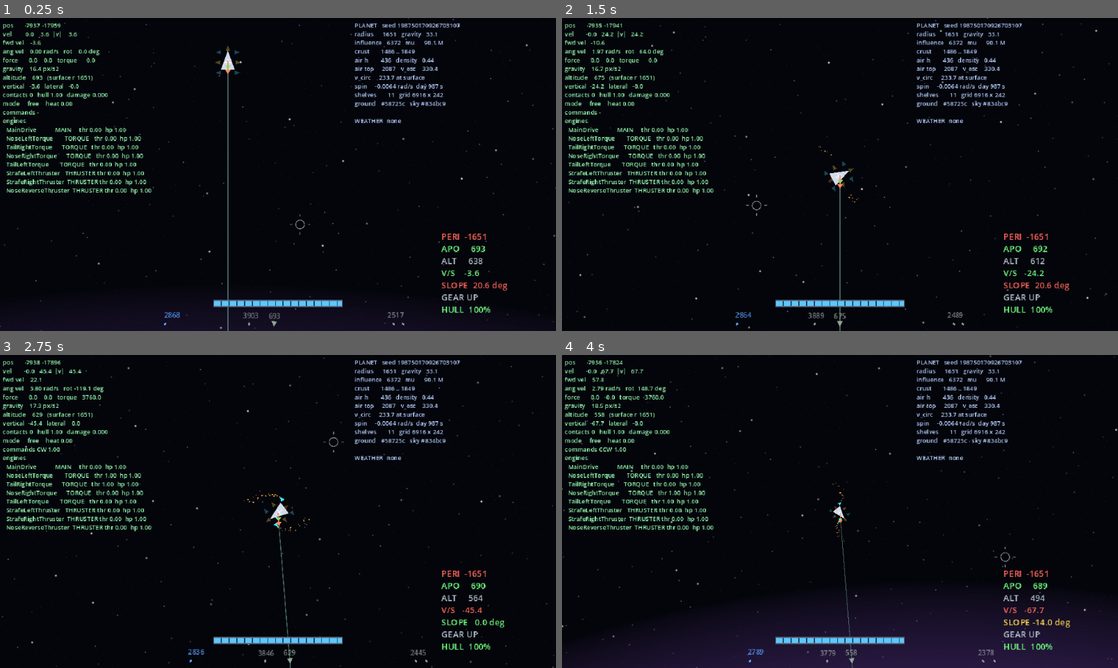
Above: before the commit, frames 1-4 (two rows, left to right).
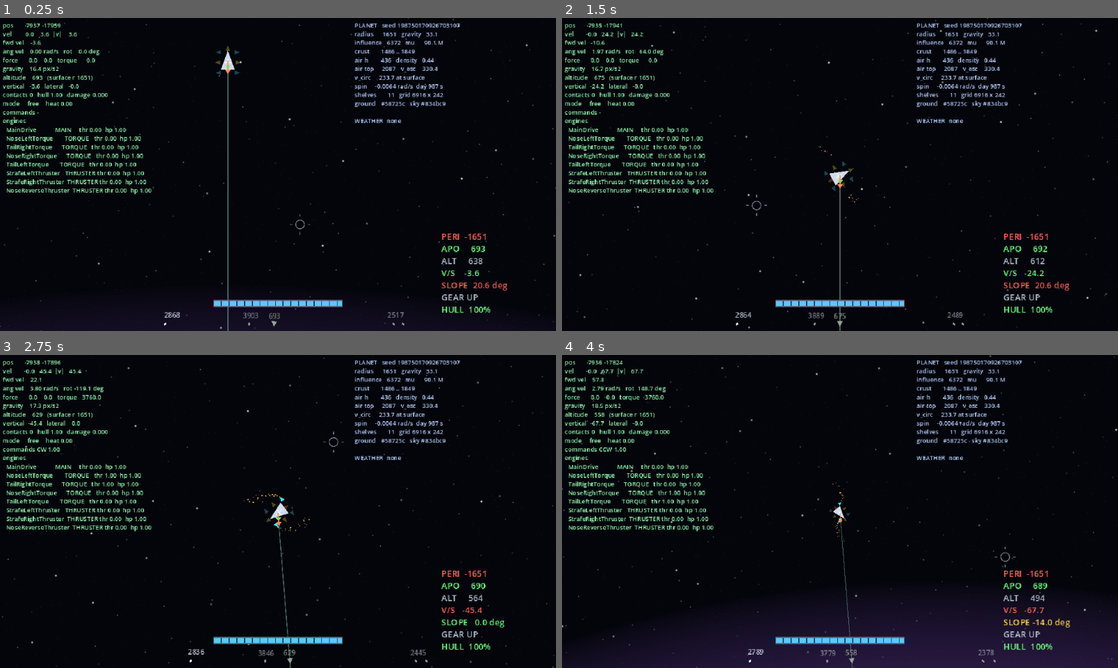
Above: after the commit, the same moments.

Repository: wroniasty/stardust
Game: Godot game, scene res://scenes/world.tscn
The game is run twice, just before and just after one commit, with the same random seed, the same clock (stepped at 60 frames per second) and the same inputs.
Inputs (mouse positions are in pixels of both pictures, inside the frame that each line leads up to):
- Up to frame 1 (0.25 s): no input
- Up to frame 2 (1.5 s): tap Enter at 0.5 s; move the mouse to (962, 158) at 0.52 s; hold D (rotate_right) 0.53-1.25 s; hold H (camera_level) 0.53-1.25 s; click (962, 158) at 0.67 s; drag from (728, 190) to (812, 237) at 1.27 s
- Up to frame 3 (2.75 s): move the mouse to (333, 442) at 2.02 s; hold D (rotate_right) from 2.03 s (still down); tap Right (camera_rotate_right) at 2.1 s
- Up to frame 4 (4 s): release D (rotate_right) at 2.75 s; drag from (812, 574) to (673, 464) at 2.77 s; move the mouse to (1006, 558) at 3.52 s; hold A (rotate_left) from 3.53 s (still down); hold - (camera_zoom_out) from 3.53 s (still down)

The runs differ from the first frame. In frame 1, less than 0.1% of the frame differs, in the area x 29-33%, y 94-99%; in frame 2, less than 0.1%; in frame 3, less than 0.1%; in frame 4, less than 0.1%.

Commit message:
StreamingManager: the system comes and goes around the player
The world is no longer a planet the World node made. The manager takes the
system, freezes one clock for the visit, measures the player against every
body twice a second, and builds or frees accordingly. Flown, in the real
game: planet with four crates, half a million pixels out to nothing at
all, and back to the planet with its four crates.

Three states, not the four the design sketched. Level 1 there was "star
and planets as sprites", and at 640x360 that has no regime: a planet is
over two thousand pixels across and the screen shows six hundred and forty,
so it is either wider than the view or off it entirely. GONE, AWAKE,
SURFACE. Inventing a middle level to match a table would be a level that
does nothing.

The waking threshold is not gravity but eyesight. Gravity has to fit --
eight radii against the six a planet can roll for a well -- but the
binding constraint is that the scanner reports contacts out to twenty
thousand pixels, and a contact that has not been built is a contact it
cannot report. A planet appearing out of nothing inside scanner range is a
bug you can see. The test pins the manager's reach against the scanner's
own number rather than trusting the comment.

Hysteresis on the way down, and a queue on the way up: terrain generation
measures 14 ms for a 1025 px world and 35 ms for a 1710 px one, so waking
two planets in one pass would drop two frames instead of one. Moving that
generation to a thread pool is still open and now has its number.

The first delta comes with it, because it had to. A crate picked up must
stay picked up, and a manager that restocks every shelf on every visit is
worse than no streaming. The manager remembers which shelves went empty
per body seed, and rolls every shelf's contents whether or not it places
it, so taking one crate does not change what the others are.

Two things the tests found. Stars and stations have no scene yet, and the
first version queued them like everything else: the star sat at the head
of the queue, spent the frame's single build slot discovering it could not
be built, and came back next sweep to do it again -- so the first planet
never got built at all. They are skipped in the sweep now. And the loot
source is handed to the manager rather than reached for by path, because
in the game it is an autoload and under --script it does not exist, which
would have left the delta bookkeeping untestable.

696 assertions, no errors.

Co-Authored-By: Claude Opus 5 <noreply@anthropic.com>

Diff:
--- a/scripts/autoload/streaming_manager.gd
+++ b/scripts/autoload/streaming_manager.gd
@@ -1,31 +1,343 @@
 extends Node
 ## StreamingManager: decides what exists as nodes around the player.
 ##
-## Periodically measures the distance from the player to every object in the
-## active system and switches it between activity levels 0..3 (see IDEAS.md
-## section 9) with hysteresis. Owns the instantiation queue so that loading a
-## planet never spikes a single frame.
-##
-## Skeleton only (M0). Filled in M3.
-
-## How often the distance pass runs, in seconds.
+## The model half of IDEAS.md section 9 is `StarSystem`, which knows every
+## body whether or not anything has been built for it. This is the other
+## half: it walks that list, measures how far the player is from each body,
+## and instantiates or frees accordingly. The player is never a child of a
+## system -- systems appear and disappear underneath a player who stays put.
+##
+## **Three states, not the four the design sketched.** Level 1 there was
+## "star and planets as sprites", and at 640x360 there is no regime where
+## that is a thing: a planet is two thousand pixels across, so it is either
+## wider than the screen or off it entirely. A body is either in the world
+## or it is not, and what a pilot sees of a distant one is a scanner marker
+## drawn from wherever the scanner reads. Inventing a middle level to match
+## a table would be a level that does nothing.
+##
+## Bodies are placed once and do not move (IDEAS.md, "Planety nie okrazaja
+## gwiazdy"), which is what keeps landed ships, crates and the contact
+## solver working untouched. They spin; their centres stay put.
+
+enum Level {
+	GONE, ## Nothing in the scene. The body still exists in the model.
+	AWAKE, ## The body itself: terrain, collision, gravity, atmosphere.
+	SURFACE, ## Plus what is lying on it.
+}
+
+## How often the distance pass runs, in seconds. Bodies do not move and the
+## player cannot cross a threshold's worth of hysteresis in half a second,
+## so measuring every frame would be measuring the same answer sixty times.
 const UPDATE_INTERVAL: float = 0.5
 
-var _time_since_update: float = 0.0
-
-
-func _ready() -> void:
-	pass
+## How far out a body has to be built, as a multiple of its own radius.
+##
+## Eight, against the six a planet can roll for its gravity well: the node
+## has to exist before its pull could reach the ship, or gravity would
+## switch on under a pilot who was already inside it.
+const WELL_MARGIN: float = 8.0
+
+## And in absolute pixels, because the binding constraint is not gravity
+## but eyesight. The scanner reports contacts out to twenty thousand
+## pixels, and a contact that has not been built is a contact the scanner
+## cannot report -- so nothing may be asleep inside the range of the
+## longest-sighted thing in the game. The test pins that against the
+## scanner's own number rather than trusting this comment.
+const SIGHT_RANGE: float = 26000.0
+
+## How much further out a body has to get before it is taken down again.
+## Without the gap a pilot hovering on the threshold rebuilds a planet's
+## terrain twice a second.
+const HYSTERESIS: float = 1.3
+
+## Surface content, as a multiple of the body's radius. Close enough that
+## the pilot is committed to this world rather than passing it.
+const SURFACE_IN: float = 2.2
+
+## How many bodies may be built in one frame. Terrain generation is the
+## spike, so a pass that wakes three planets at once spreads over three
+## frames instead of dropping one.
+const BUILDS_PER_FRAME: int = 1
+
+const PLANET_SCENE: String = "res://scenes/planet.tscn"
+const CRATE_SCENE: String = "res://scenes/loot_crate.tscn"
+
+## Crates are put on the landing shelves rather than scattered: the shelves
+## are the places the generator already built to be landed on, so loot and
+## landing pull in the same direction (IDEAS.md section 4).
+const CRATES_PER_BODY: int = 4
+
+## Crates stand on the shelf rather than hovering over it.
+const CRATE_CLEARANCE: float = LootCrate.RADIUS
+
+signal body_awake(body: SystemBody, node: Node2D)
+signal body_asleep(body: SystemBody)
+
+## Emitted for each crate put out, so whoever owns the pickup rules can
+## wire them up. The manager decides where loot is; it does not decide what
+## happens when a ship flies into it.
+signal crate_placed(crate: LootCrate)
+
+var system: StarSystem = null
+
+## The moment on the galaxy clock this visit is a snapshot of.
+##
+## One clock for the whole system, frozen when it is entered, and not one
+## per body. Freezing per body would put two planets woken ten minutes
+## apart at mutually inconsistent angles, and a body taken down and put
+## back would jump to wherever its orbit had carried it -- at several
+## hundred px/s that is a planet teleporting a third of a million pixels.
+## Between visits the clock runs on, which is exactly right: come back
+## later and the system has moved, and nobody saw it happen.
+var visit_time: float = 0.0
+
+## What rolls the loot. Handed in rather than reached for by path: the
+## generator is an autoload in the game and does not exist at all under
+## `--script`, and a manager that can only run inside the game is a
+## manager whose delta bookkeeping nothing can check.
+var loot: Node = null
+
+var _container: Node2D = null
+var _tracked: Node2D = null
+var _levels: Dictionary = {}
+var _nodes: Dictionary = {}
+var _queue: Array[SystemBody] = []
+
+## Which shelves have already been emptied, keyed by body seed. The first
+## delta: without it a planet restocks itself every time it is streamed
+## back in, and loot you picked up is waiting for you when you return.
+var _taken: Dictionary = {}
+
+var _since_update: float = 0.0
+
+
+## Hands the manager a system to keep. `at_time` is the moment the whole
+## visit is a snapshot of.
+func bind(
+	new_system: StarSystem, into: Node2D, at_time: float, loot_source: Node
+) -> void:
+	clear()
+	system = new_system
+	_container = into
+	visit_time = at_time
+	loot = loot_source
+
+
+## Whose distance decides everything. The player, in practice.
+func track(node: Node2D) -> void:
+	_tracked = node
+
+
+func clear() -> void:
+	for body: SystemBody in _nodes.keys():
+		var node: Node2D = _nodes[body]
+		if is_instance_valid(node):
+			node.queue_free()
+	_nodes.clear()
+	_levels.clear()
+	_queue.clear()
+	system = null
+	_container = null
+
+
+func level_of(body: SystemBody) -> Level:
+	return _levels.get(body, Level.GONE) as Level
+
+
+func node_for(body: SystemBody) -> Node2D:
+	var node: Node2D = _nodes.get(body)
+	return node if is_instance_valid(node) else null
+
+
+## Builds a body now, skipping the queue. What arriving in a system needs:
+## the ship has to be put somewhere, and it cannot be put next to a planet
+## that is still three frames away from existing.
+func force_awake(body: SystemBody) -> Node2D:
+	_raise_to(body, Level.SURFACE)
+	return node_for(body)
+
+
+## Where a body stands this visit. Public because the scanner and the map
+## want it for bodies that have no node at all.
+func position_of(body: SystemBody) -> Vector2:
+	return body.position_at(visit_time)
+
+
+## Throws away the record of what was taken from a body, and puts the loot
+## back. For the planet configurator, which rebuilds terrain under the
+## shelves the crates were standing on.
+func restock(body: SystemBody) -> void:
+	_taken.erase(body.seed)
+	var node: Node2D = node_for(body)
+	if node == null:
+		return
+	for child: Node in node.get_children():
+		if child is LootCrate:
+			child.queue_free()
+	_place_crates(body, node as Planet)
+
+
+## Records that a crate is gone for good, so the shelf stays empty.
+func forget_crate(crate: LootCrate) -> void:
+	if crate.shelf < 0:
+		return
+	var taken: PackedInt32Array = _taken.get(crate.origin_seed, PackedInt32Array())
+	if not taken.has(crate.shelf):
+		taken.append(crate.shelf)
+	_taken[crate.origin_seed] = taken
 
 
 func _process(delta: float) -> void:
-	_time_since_update += delta
-	if _time_since_update < UPDATE_INTERVAL:
-		return
-	_time_since_update = 0.0
-	_update_activity_levels()
-
-
-## Recomputes activity levels for everything in the active system. M3.
-func _update_activity_levels() -> void:
-	pass
+	_drain_queue()
+	_since_update += delta
+	if _since_update < UPDATE_INTERVAL:
+		return
+	_since_update = 0.0
+	_sweep()
+
+
+## One distance pass over every body in the system.
+func _sweep() -> void:
+	if system == null or _tracked == null or not is_instance_valid(_tracked):
+		return
+	var from: Vector2 = _tracked.global_position
+	for body: SystemBody in system.bodies:
+		if not builds_as_node(body):
+			continue
+		var gap: float = from.distance_to(position_of(body)) - body.radius
+		var wanted: Level = _wanted_level(body, gap)
+		if wanted > level_of(body):
+			_enqueue(body, wanted)
+		elif wanted < level_of(body):
+			_lower_to(body, wanted)
+
+
+## What level a body at `gap` pixels of clearance should be, given what it
+## is already. The hysteresis is here rather than in the thresholds so that
+## coming up and going down read as one rule with a gap in the middle.
+func _wanted_level(body: SystemBody, gap: float) -> Level:
+	var now: Level = level_of(body)
+	var out: float = HYSTERESIS if now >= Level.AWAKE else 1.0
+	if gap < body.radius * SURFACE_IN * (HYSTERESIS if now == Level.SURFACE else 1.0):
+		return Level.SURFACE
+	if gap < awake_distance(body) * out:
+		return Level.AWAKE
+	return Level.GONE
+
+
+## How close a body has to be to be built at all.
+func awake_distance(body: SystemBody) -> float:
+	return maxf(body.radius * WELL_MARGIN, SIGHT_RANGE)
+
+
+func _enqueue(body: SystemBody, wanted: Level) -> void:
+	# Going straight to SURFACE from nothing still queues, because the cost
+	# is the terrain and that is paid on the way to AWAKE either way.
+	if level_of(body) == Level.GONE:
+		if not _queue.has(body):
+			_queue.append(body)
+		return
+	_raise_to(body, wanted)
+
+
+func _drain_queue() -> void:
+	var built: int = 0
+	while built < BUILDS_PER_FRAME and not _queue.is_empty():
+		var body: SystemBody = _queue.pop_front()
+		if system == null or not system.bodies.has(body):
+			continue
+		_raise_to(body, Level.AWAKE)
+		if node_for(body) != null:
+			built += 1
+
+
+func _raise_to(body: SystemBody, wanted: Level) -> void:
+	if wanted >= Level.AWAKE and node_for(body) == null:
+		var node: Node2D = _build(body)
+		if node == null:
+			# Stars and stations have no scene yet, so they stay in the
+			# model until their own step builds them. Saying so here beats
+			# a level table that claims they are in the world.
+			return
+		_nodes[body] = node
+		_levels[body] = Level.AWAKE
+		body_awake.emit(body, node)
+	if wanted == Level.SURFACE and level_of(body) < Level.SURFACE:
+		_levels[body] = Level.SURFACE
+		var planet: Planet = node_for(body) as Planet
+		if planet != null:
+			_place_crates(body, planet)
+
+
+func _lower_to(body: SystemBody, wanted: Level) -> void:
+	if wanted == Level.GONE:
+		var node: Node2D = node_for(body)
+		if node != null:
+			node.queue_free()
+		_nodes.erase(body)
+		_levels.erase(body)
+		body_asleep.emit(body)
+		return
+	# Down from SURFACE to AWAKE: the crates go, the world stays. They come
+	# back from the same seed minus whatever was taken, so the shelves look
+	# the same as they were left.
+	_levels[body] = wanted
+	var planet: Planet = node_for(body) as Planet
+	if planet != null:
+		for child: Node in planet.get_children():
+			if child is LootCrate:
+				child.queue_free()
+
+
+## Whether this kind of body has anything to build yet.
+##
+## Stars and stations are in the model and not in the scene until their own
+## steps put them there. They are skipped rather than queued and refused:
+## queued, a star sat at the head of the queue, spent the frame's one build
+## on discovering it had no scene, and came back next sweep to do it again
+## -- which is how the first planet never got built at all.
+static func builds_as_node(body: SystemBody) -> bool:
+	return body.kind == SystemBody.Kind.PLANET or body.kind == SystemBody.Kind.MOON
+
+
+func _build(body: SystemBody) -> Node2D:
+	if not builds_as_node(body):
+		return null
+	var planet: Planet = (load(PLANET_SCENE) as PackedScene).instantiate() as Planet
+	planet.body = body
+	planet.placed_at = visit_time
+	planet.name = body.display_name.replace(" ", "_")
+	_container.add_child(planet)
+	return planet
+
+
+## One module per shelf, rolled from the body's own seed, so the same world
+## always offers the same finds in the same places -- and offers them once.
+func _place_crates(body: SystemBody, planet: Planet) -> void:
+	var sites: PackedFloat32Array = planet.landing_sites()
+	if sites.is_empty():
+		return
+	if loot == null:
+		return
+	var taken: PackedInt32Array = _taken.get(body.seed, PackedInt32Array())
+	var scene: PackedScene = load(CRATE_SCENE) as PackedScene
+	var rng: RandomNumberGenerator = RandomNumberGenerator.new()
+	rng.seed = body.seed
+
+	for i: int in range(mini(CRATES_PER_BODY, sites.size())):
+		# Rolled whether or not it is placed, so taking one crate does not
+		# change what the others are.
+		var item_seed: int = rng.randi()
+		var rarity: int = loot.roll_rarity(rng)
+		if taken.has(i):
+			continue
+		var crate: LootCrate = scene.instantiate() as LootCrate
+		crate.hold(loot.generate(item_seed, rarity), rarity)
+		crate.origin_seed = body.seed
+		crate.shelf = i
+		var angle: float = sites[i]
+		var ground: float = planet.terrain.surface_radius_at(angle)
+		crate.position = Vector2.from_angle(angle) * (ground + CRATE_CLEARANCE)
+		crate.rotation = angle + PI * 0.5
+		planet.add_child(crate)
+		crate_placed.emit(crate)
--- a/scripts/loot_crate.gd
+++ b/scripts/loot_crate.gd
@@ -67,6 +67,15 @@
 ## running a solver on a box that is not going anywhere is a solver spent on
 ## nothing. Ejecting one makes it loose; touching down settles it again.
 var loose: bool = false
+
+## Which body's shelf this crate was put on, and which shelf.
+##
+## Carried by the crate rather than tracked beside it: the streaming
+## manager has to know which shelf went empty, and the thing that knows
+## that best is the crate that was standing on it. -1 for a crate nobody
+## placed, such as one thrown overboard.
+var origin_seed: int = 0
+var shelf: int = -1
 
 ## Seconds before the crate will answer a ship at all. A jettisoned module
 ## is dropped by a ship that is still sitting on top of it, and without this
--- a/scripts/world.gd
+++ b/scripts/world.gd
@@ -70,7 +70,7 @@
 
 
 func _ready() -> void:
-	_spawn_planet()
+	_open_system()
 	_place_ship()
 	var ship: Ship = (player as Player).ship
 	if ship != null:
@@ -82,7 +82,6 @@
 	_build_aim_hud()
 	_build_energy_hud()
 	_build_scanner()
-	_spawn_crates()
 
 
 ## The planet configurator edits the planet; putting the ship somewhere that
@@ -156,34 +155,6 @@
 	print("jettisoned: %s" % crate.label())
 
 
-## Rolls one module per shelf from the world seed, so the same world always
-## offers the same finds in the same places.
-func _spawn_crates() -> void:
-	if planet == null:
-		return
-	var sites: PackedFloat32Array = planet.landing_sites()
-	if sites.is_empty():
-		return
-
-	var scene: PackedScene = load(CRATE_SCENE) as PackedScene
-	var rng: RandomNumberGenerator = RandomNumberGenerator.new()
-	rng.seed = world_seed + 7919
-
-	for i: int in range(mini(CRATES_PER_PLANET, sites.size())):
-		var angle: float = sites[i]
-		var crate: LootCrate = scene.instantiate() as LootCrate
-		var item_seed: int = rng.randi()
-		var rarity: int = LootGenerator.roll_rarity(rng)
-		crate.hold(LootGenerator.generate(item_seed, rarity), rarity)
-		# A child of the planet, in the planet's own frame, so it turns with
-		# the ground and needs no per-frame bookkeeping.
-		var ground: float = planet.terrain.surface_radius_at(angle)
-		crate.position = Vector2.from_angle(angle) * (ground + CRATE_CLEARANCE)
-		crate.rotation = angle + PI * 0.5
-		crate.touched.connect(_on_crate_touched)
-		planet.add_child(crate)
-
-
 func _on_crate_touched(crate: LootCrate, body: Node) -> void:
 	var ship: Ship = body as Ship
 	if ship == null or crate.item == null:
@@ -194,6 +165,9 @@
 		return
 	print("picked up: %s" % crate.label())
 	_loadout.announce_pickup()
+	# Told, not inferred: the shelf this came off stays empty when the
+	# planet is streamed out and back.
+	StreamingManager.forget_crate(crate)
 	crate.queue_free()
 
 
@@ -203,11 +177,11 @@
 	# landing rather than leaving the pilot wherever they happened to be.
 	_landing_site = 0
 	_land_on_site(_landing_site)
-	# The old crates stood on ground that no longer exists.
-	for child: Node in planet.get_children():
-		if child is LootCrate:
-			child.queue_free()
-	_spawn_crates()
+	# The old crates stood on ground that no longer exists, and a rebuilt
+	# world is a new world: whatever was taken off the old shelves has no
+	# claim on the new ones.
+	if planet.body != null:
+		StreamingManager.restock(planet.body)
 
 
 func _on_next_landing_site() -> void:
@@ -316,20 +290,26 @@
 const SYSTEM_INDEX: int = 0
 
 
-func _spawn_planet() -> void:
-	var scene: PackedScene = load(PLANET_SCENE) as PackedScene
-	planet = scene.instantiate() as Planet
-	# Seeded through the galaxy rather than straight from the export, so the
-	# planet the pilot lands on is a body the model knows about -- with an
-	# orbit, a name and a place in a system -- and not a one-off rolled here.
+## Opens a system: the manager takes it from here.
+##
+## The one body built by hand is the one the ship starts at, and it is
+## built immediately rather than queued -- the ship has to be put
+## somewhere, and it cannot be put next to a planet that is three frames
+## away from existing. Everything else comes and goes as the pilot flies.
+func _open_system() -> void:
 	Galaxy.galaxy_seed = world_seed
-	planet.body = Galaxy.system(SYSTEM_INDEX).planets()[0]
-	planet.placed_at = Galaxy.time
-	systems.add_child(planet)
-	print("system %s: %s at %.0f px" % [
-		Galaxy.system(SYSTEM_INDEX).display_name, planet.body.display_name,
-		planet.body.orbit_radius,
+	var here: StarSystem = Galaxy.system(SYSTEM_INDEX)
+	StreamingManager.bind(here, systems, Galaxy.time, LootGenerator)
+	StreamingManager.track((player as Player).ship)
+	StreamingManager.crate_placed.connect(_on_crate_placed)
+	planet = StreamingManager.force_awake(here.planets()[0]) as Planet
+	print("system %s: arriving at %s, %.0f px out" % [
+		here.display_name, planet.body.display_name, planet.body.orbit_radius,
 	])
+
+
+func _on_crate_placed(crate: LootCrate) -> void:
+	crate.touched.connect(_on_crate_touched)
 
 
 func _place_ship() -> void:
--- a/tools/smoke_test.gd
+++ b/tools/smoke_test.gd
@@ -975,6 +975,7 @@
 			_check_rarity_travels()
 			_check_seeker_targets()
 			_check_system_model(_planet)
+			_check_streaming()
 			_check_aiming()
 			_check_stat_cards()
 			_check_scanner(_planet)
@@ -1521,6 +1522,7 @@
 ## autoloads (see _check_loot).
 const LOOT_SCRIPT: GDScript = preload("res://scripts/autoload/loot_generator.gd")
 const GALAXY_SCRIPT: GDScript = preload("res://scripts/autoload/galaxy.gd")
+const STREAMING_SCRIPT: GDScript = preload("res://scripts/autoload/streaming_manager.gd")
 
 ## How many systems the layout checks run over. One seed proves nothing
 ## about a generator; the interesting failures are the lucky rolls.
@@ -3620,6 +3622,172 @@
 	_check_adoption()
 
 
+## What exists as nodes, and when.
+##
+## The manager is the one piece of M3 that cannot be judged by looking at
+## it: every property here is about a threshold being crossed in one
+## direction or the other, and the interesting failures are at the
+## crossing.
+func _check_streaming() -> void:
+	var manager: Node = STREAMING_SCRIPT.new()
+	root.add_child(manager)
+	var container: Node2D = Node2D.new()
+	root.add_child(container)
+	var pilot: Node2D = Node2D.new()
+	root.add_child(pilot)
+	var system: StarSystem = StarSystem.generate(20260922)
+	# Owned here, not by the manager: in the game the loot source is an
+	# autoload nothing may free, so the manager never frees it.
+	var dice: Node = LOOT_SCRIPT.new()
+	manager.bind(system, container, 0.0, dice)
+	manager.track(pilot)
+	var world: SystemBody = system.planets()[0]
+
+	# Nothing may be asleep inside the reach of anything that looks at the
+	# world, and the longest-sighted thing in the game is the scanner. A
+	# contact that has not been built is a contact the scanner cannot
+	# report, and a planet that blinks into existence inside scanner range
+	# is a contact that appears out of nothing.
+	var eyes: ScannerHud = ScannerHud.new()
+	var sight: float = eyes.scan_range
+	eyes.free()
+	var sighted: bool = true
+	var gravity_safe: bool = true
+	for check: SystemBody in system.bodies:
+		var reach: float = manager.awake_distance(check)
+		sighted = sighted and reach >= sight
+		gravity_safe = gravity_safe and reach >= check.radius * Planet.INFLUENCE_RATIO.y
+	_expect(sighted, "nothing sleeps inside the scanner's reach (%.0f px)" % sight)
+	_expect(gravity_safe, "or inside the pull of its own gravity well")
+
+	# Far away: nothing in the scene at all.
+	pilot.global_position = manager.position_of(world) + Vector2(500000.0, 0.0)
+	manager._sweep()
+	manager._drain_queue()
+	_expect(
+		manager.level_of(world) == manager.Level.GONE and manager.node_for(world) == null,
+		"a body the player is nowhere near is not in the world",
+	)
+
+	# Walking in: built, then stocked, and the build is queued rather than
+	# taken in the frame the threshold was crossed.
+	pilot.global_position = manager.position_of(world) + Vector2(
+		manager.awake_distance(world) * 0.9, 0.0
+	)
+	manager._sweep()
+	_expect(
+		manager.node_for(world) == null,
+		"crossing the line queues the build rather than paying for it on the spot",
+	)
+	manager._drain_queue()
+	var built: Planet = manager.node_for(world) as Planet
+	_expect(
+		built != null and manager.level_of(world) == manager.Level.AWAKE,
+		"and the next frame it is there",
+	)
+	_expect(
+		built != null and built.global_position.distance_to(manager.position_of(world)) < 1.0,
+		"standing where the visit's clock says, not where its orbit is now",
+	)
+	_expect(
+		_crates_under(built) == 0,
+		"with nothing on the surface yet, because the pilot is still miles up",
+	)
+
+	# Hysteresis: a pilot sitting between the two thresholds keeps whatever
+	# they have, or a planet's terrain is rebuilt twice a second.
+	pilot.global_position = manager.position_of(world) + Vector2(
+		manager.awake_distance(world) * 1.15, 0.0
+	)
+	manager._sweep()
+	manager._drain_queue()
+	_expect(
+		manager.node_for(world) == built,
+		"drifting back out past the line does not immediately undo it",
+	)
+	pilot.global_position = manager.position_of(world) + Vector2(
+		manager.awake_distance(world) * 1.5, 0.0
+	)
+	manager._sweep()
+	_expect(
+		manager.level_of(world) == manager.Level.GONE,
+		"but going properly away does",
+	)
+
+	# Down at the surface: loot appears.
+	pilot.global_position = manager.position_of(world) + Vector2(world.radius * 1.2, 0.0)
+	manager._sweep()
+	manager._drain_queue()
+	manager._sweep()
+	var landed: Planet = manager.node_for(world) as Planet
+	_expect(
+		manager.level_of(world) == manager.Level.SURFACE and _crates_under(landed) > 0,
+		"standing on it puts the loot out (%d crates)" % _crates_under(landed),
+	)
+
+	# The first delta. Take one, leave, come back: the taken shelf stays
+	# empty and the others are exactly what they were.
+	var before: Array[String] = _crate_labels(landed)
+	var first: LootCrate = null
+	for child: Node in landed.get_children():
+		if child is LootCrate and first == null:
+			first = child as LootCrate
+	manager.forget_crate(first)
+	var taken_label: String = first.label()
+
+	pilot.global_position = manager.position_of(world) + Vector2(500000.0, 0.0)
+	manager._sweep()
+	pilot.global_position = manager.position_of(world) + Vector2(world.radius * 1.2, 0.0)
+	manager._sweep()
+	manager._drain_queue()
+	manager._sweep()
+	var again: Array[String] = _crate_labels(manager.node_for(world) as Planet)
+	_expect(
+		again.size() == before.size() - 1 and not again.has(taken_label),
+		"what was picked up is not waiting for you when you come back (%s)" % taken_label,
+	)
+	var kept: bool = true
+	for label: String in again:
+		kept = kept and before.has(label)
+	_expect(
+		kept,
+		"and taking one does not change what the others are (%s)" % ", ".join(again),
+	)
+
+	# A kind with no scene yet stays in the model rather than pretending.
+	_expect(
+		manager.node_for(system.star) == null
+		and manager.level_of(system.star) == manager.Level.GONE,
+		"a star has no scene yet, so it stays in the model and says so",
+	)
+
+	manager.clear()
+	manager.free()
+	dice.free()
+	container.free()
+	pilot.free()
+
+
+func _crates_under(planet: Planet) -> int:
+	var count: int = 0
+	if planet == null:
+		return count
+	for child: Node in planet.get_children():
+		if child is LootCrate:
+			count += 1
+	return count
+
+
+func _crate_labels(planet: Planet) -> Array[String]:
+	var out: Array[String] = []
+	if planet == null:
+		return out
+	for child: Node in planet.get_children():
+		if child is LootCrate:
+			out.append((child as LootCrate).label())
+	return out
+
+
 ## A planet built as the body a system says it is.
 ##
 ## The join has to hold in both directions: what the system dictates must
Not shown, changed: IDEAS.md
Not shown, changed: PLAN.md
